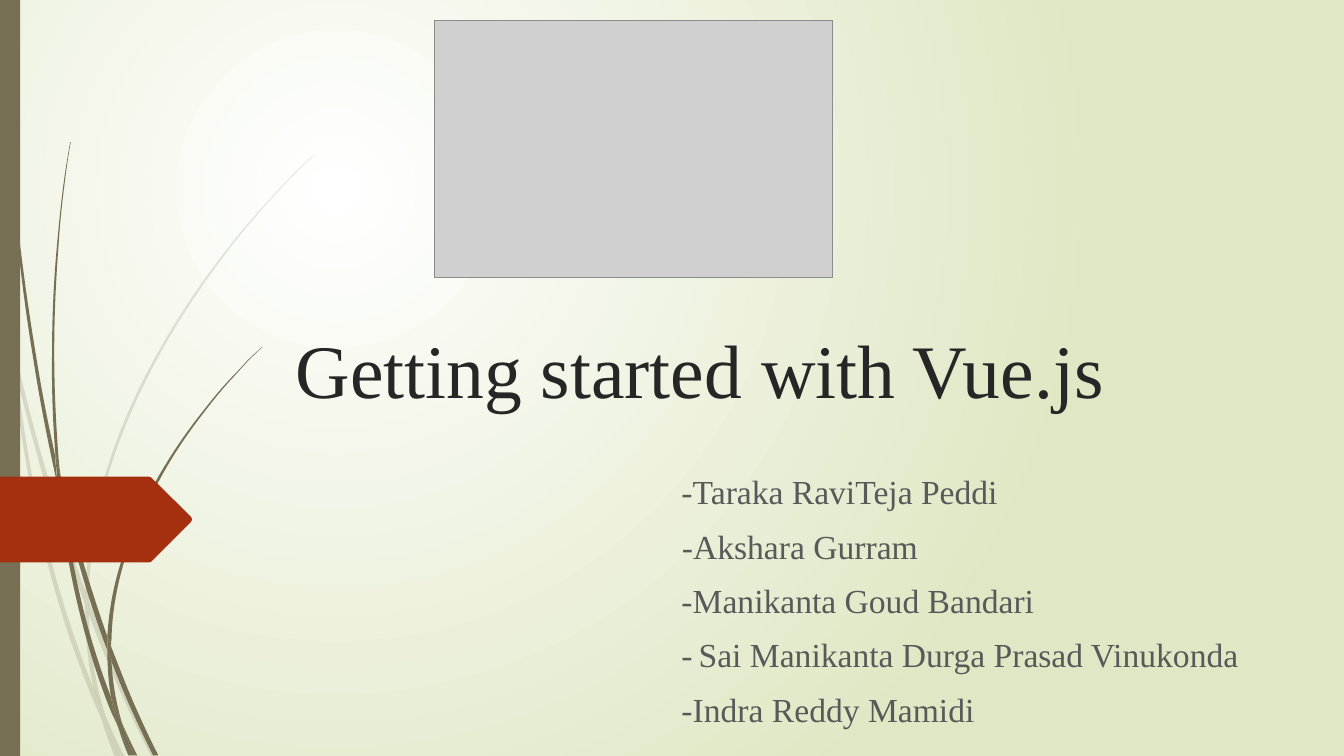
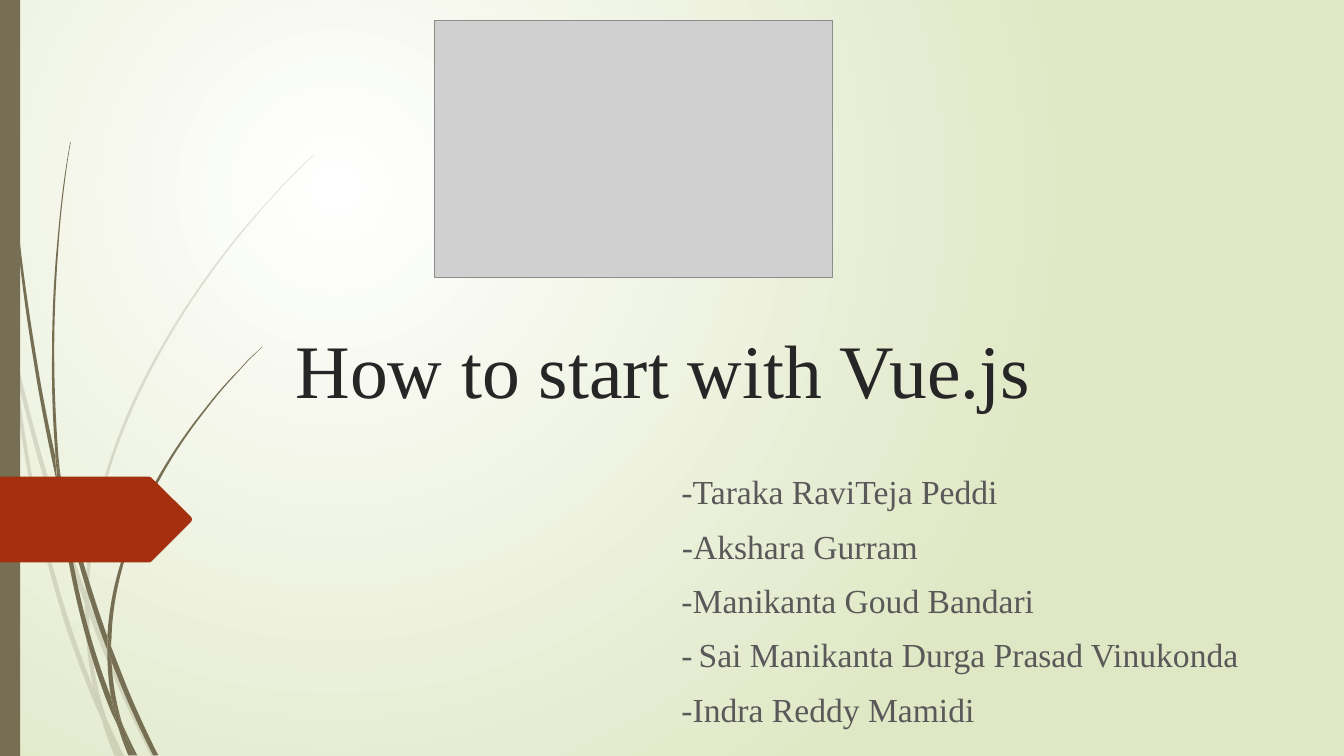
Before and after one commit to pedditarakaraviteja/How-to-use-vue.js-, a slide deck: slide 1 of 7-4 How to start with Vuejs.pptx. Drawn at 1344x756 pixels with LibreOffice and Linux fonts; fonts in the diff are those of the drawing; grey boxes stand for pictures. Boxes give left, top, right and bottom in pixels: in the first picture for what was removed or moved away, otherwise in the second. Text is boxed around its words. In the diff, an @@ line names an element or a change of style, - is before the commit and + after.

```diff
--- a/7-4 How to start with Vuejs.pptx
+++ b/7-4 How to start with Vuejs.pptx
@@ title at (x1=295, y1=345, x2=1031, y2=413): text changed @@
-Getting started with Vue.js
+How to start with Vue.js
```
Also in this commit, not shown: 1 other file.
